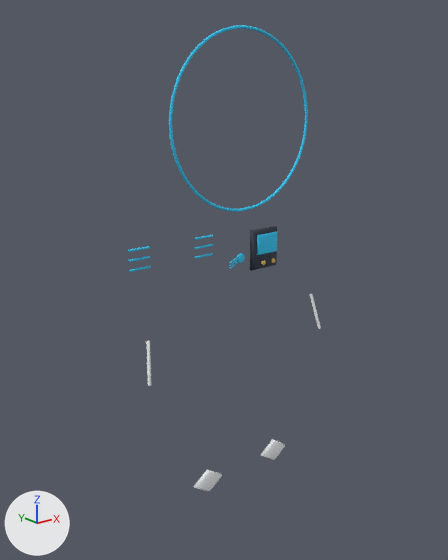
The OBJ model ArtSource/Heroes/ConceptModels/Timmy-new-parts.obj, before and after one commit.
One viewpoint serves both versions: a 50 mm camera at (-1.153, -1.471, 1.637) aimed at (0.044, 0.025, 1.039). Lighting does not change. The marker at lower left points along +X, +Y and +Z. The first picture is the older version. Where no turn or scale is listed for an object, it has been applied to the vertices. Vertices at exactly the same position are counted once.

Objects in the first picture: 'Timmy-new-parts'.
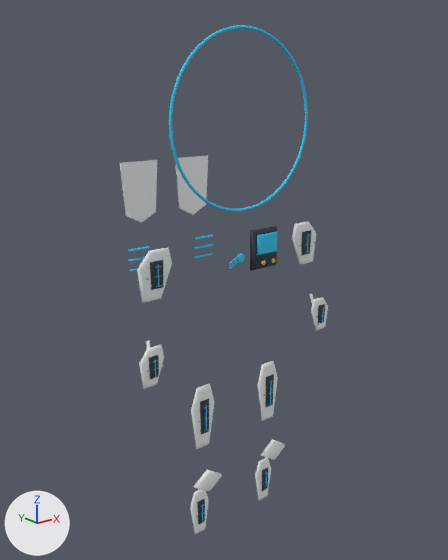
Edits to the bpy script that builds the scene:
```text
Add mat_timmy_surface_2:
    mat_timmy_surface_2 = principled_material('Timmy_surface_2')
    mat_timmy_surface_2.base_color = (0.37, 0.39, 0.42)  # grey #a4a8ad
    mat_timmy_surface_2.roughness = 0.7
Change me_timmy_new_parts:
    used by ob_timmy_new_parts; location = (0.0, 0.0, 0.0)
    remove me_timmy_new_parts.from_pydata(...)  # 1262 vertices, 2440 faces; spans x -0.346..0.346, y -0.2..0.256, z 0.408..1.789
    add me_timmy_new_parts.from_pydata(...)  # 2638 vertices, 4888 faces; spans x -0.372..0.372, y -0.2..0.293, z 0.224..1.789
    me_timmy_new_parts part 1: the loose piece of 13 vertices spanning x -0.007..0.069, y -0.195..-0.189, z 1.175..1.233 is copied, and the copy is scaled about its middle by (0.418, 1, 1.93), then moved by (-0.166, 0.086, -0.54), in mat_timmy_surface_0 (dark blue #2c3846); it spans x -0.152..-0.118, y -0.109..-0.103, z 0.608..0.72
    me_timmy_new_parts part 2: the loose piece of 13 vertices spanning x -0.007..0.069, y -0.195..-0.189, z 1.175..1.233 is copied, and the copy is scaled about its middle by (0.349, 1, 1.5), then moved by (-0.171, 0.104, -0.896), in mat_timmy_surface_0 (dark blue #2c3846); it spans x -0.154..-0.126, y -0.091..-0.085, z 0.265..0.352
    me_timmy_new_parts part 3: 580 vertices added at x -0.372..0.372, y -0.148..-0.074, z 0.224..1.215
    me_timmy_new_parts part 4: 240 vertices added at x -0.173..0.173, y 0.274..0.293, z 1.205..1.405
    other edits to the shape of me_timmy_new_parts do not show in these pictures
    add me_timmy_new_parts.materials.append(mat_timmy_surface_2)  # grey #a4a8ad
```

Where the change shows, as pixel boxes [x1, y1, x2, y2] in the pictures (448 x 560 px):
'Timmy-new-parts', reshaped (8% wider, 9% taller): before [128, 25, 321, 491]; after [120, 25, 328, 534]
part 1 of me_timmy_new_parts, added: after [200, 399, 209, 434]
part 2 of me_timmy_new_parts, added: after [198, 499, 205, 525]
part 3 of me_timmy_new_parts, added: after [137, 221, 328, 534]
part 4 of me_timmy_new_parts, added: after [120, 155, 208, 223]
